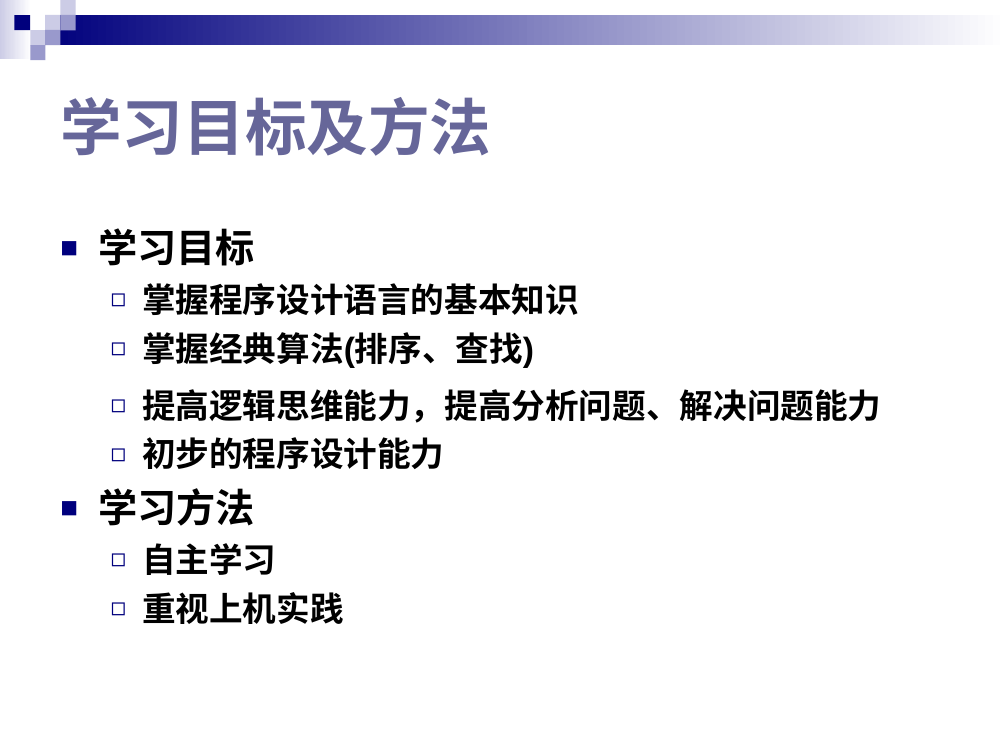
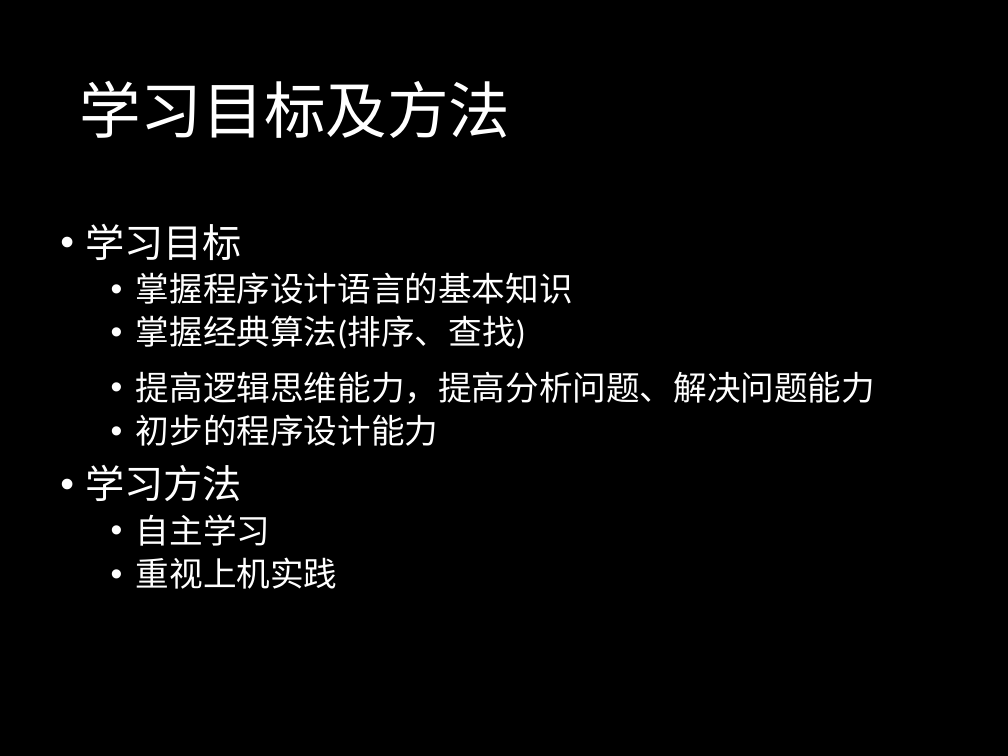
Before and after one commit to doubletao/ppt2img, a slide deck: slide 7 of PPT2Img/test.ppt. Drawn at 1008x756 pixels with LibreOffice and Linux fonts; fonts in the diff are those of the drawing. Boxes give left, top, right and bottom in pixels: in the first picture for what was removed or moved away, otherwise in the second. Text is boxed around its words. In the diff, an @@ line names an element or a change of style, - is before the commit and + after.

```diff
--- a/PPT2Img/test.ppt
+++ b/PPT2Img/test.ppt
@@ background #FFFFFF to #000000 @@
@@ group removed at [0,0,1008,60]: 9 rectangles @@
@@ title "学习目标及方法": place and size @@
-title "学习目标及方法" at [60,97,491,156]
+title "学习目标及方法" at [79,81,510,138]
@@ title "学习目标及方法" at [79,81,510,138]: font Arial to Calibri, text colour #666699 to #FFFFFF, bold off; line spacing 1 to 0.9 @@
@@ text "学习目标" at [85,224,875,589]: font Arial to Calibri, text colour #000000 to #FFFFFF, bold off; bullet ■ to •; line spacing 1 to 0.9; more space between paragraphs; bullet colour #00007D to #FFFFFF; bullet ◻ to •; less space between paragraphs @@
```
Also in this commit, not shown: 37 other slides changed, 1 other file.
